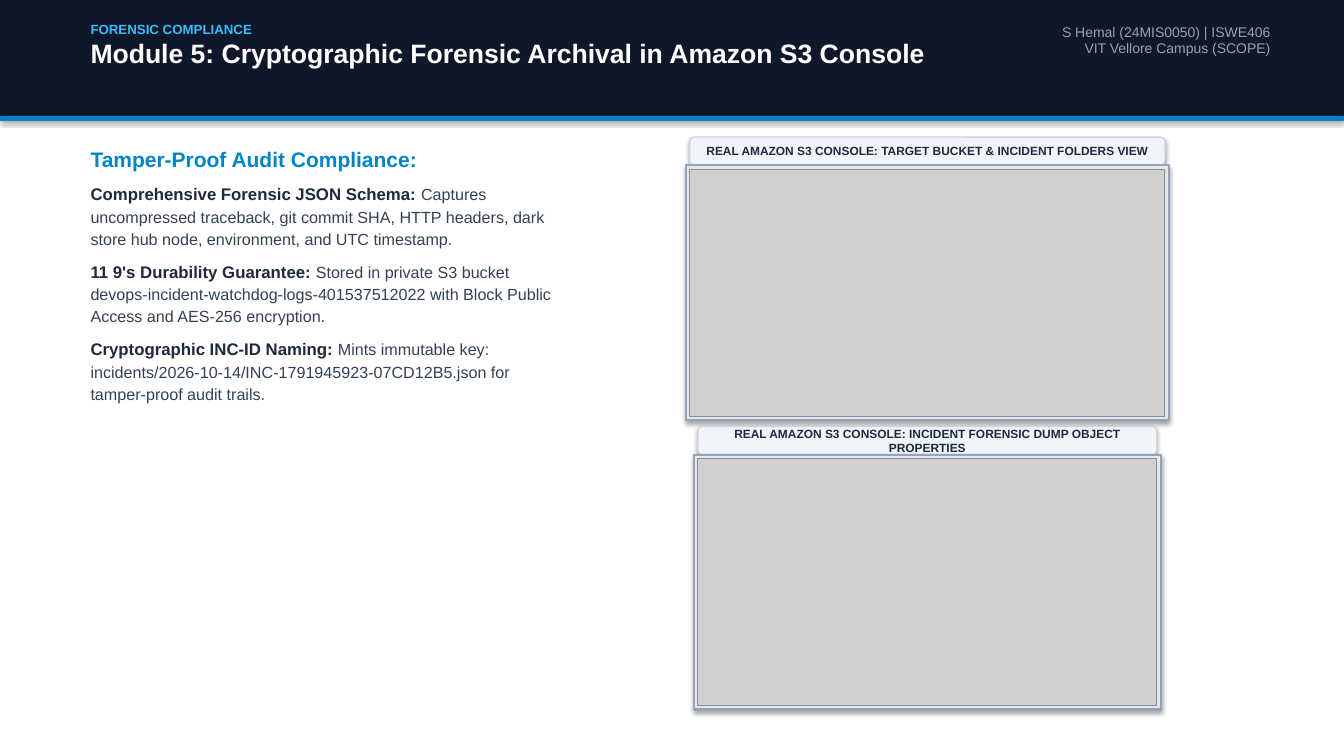
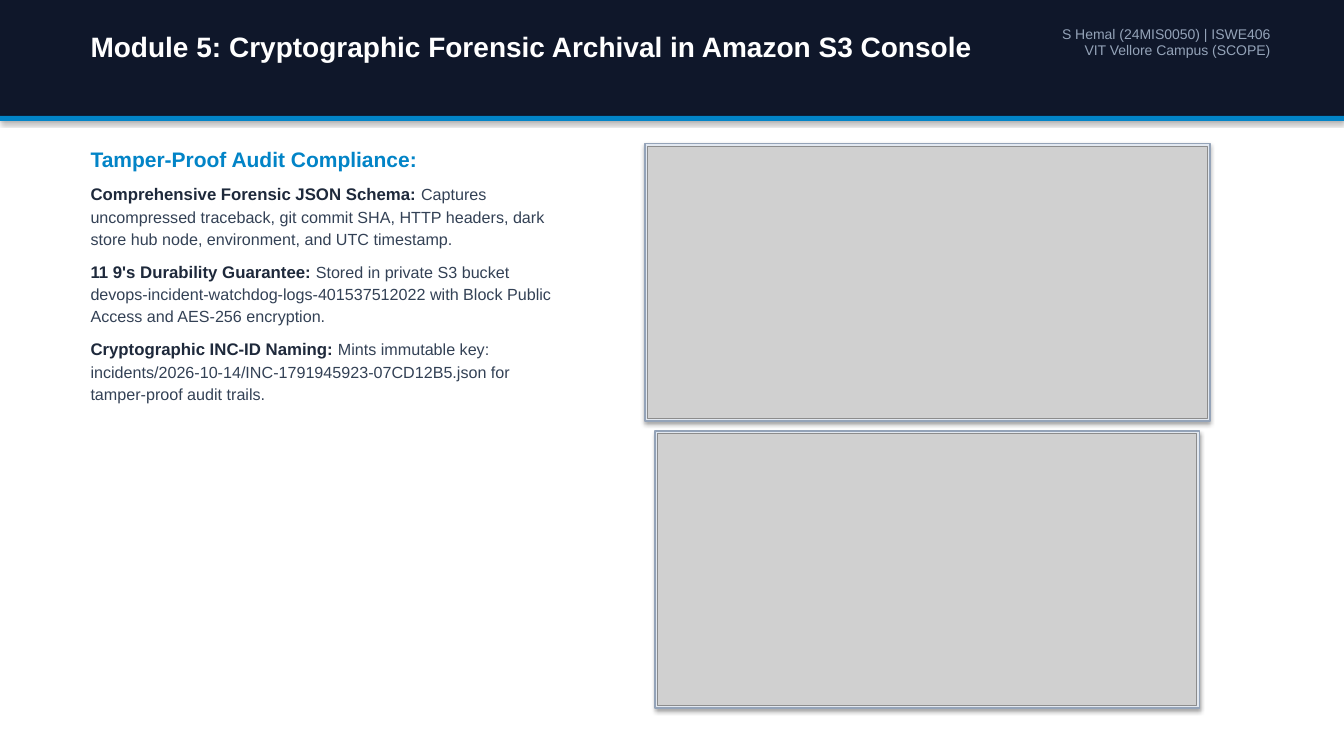
Before and after one commit to hemalexe/devopss-incident-watchdog, a slide deck: slide 10 of FlashMart_Incident_Watchdog_Application_Guide.pptx. Drawn at 1344x756 pixels with LibreOffice and Linux fonts; fonts in the diff are those of the drawing; grey boxes stand for pictures. Boxes give left, top, right and bottom in pixels: in the first picture for what was removed or moved away, otherwise in the second. Text is boxed around its words. In the diff, an @@ line names an element or a change of style, - is before the commit and + after.

Commit message:
fix(presentation): crop bottom taskbar tabs from real outputs and remove top side heading badges

```diff
--- a/FlashMart_Incident_Watchdog_Application_Guide.pptx
+++ b/FlashMart_Incident_Watchdog_Application_Guide.pptx
@@ text "Module 5: Cryptographic Forensic Archival ..." moved from (x1=91, y1=24, x2=925, y2=69) to (x1=91, y1=36, x2=972, y2=62) @@
@@ text "Module 5: Cryptographic Forensic Archival ..." at (x1=91, y1=36, x2=972, y2=62): size 19 to 20 pt @@
@@ text at (x1=91, y1=24, x2=252, y2=34): paragraph removed @@
-FORENSIC COMPLIANCE
@@ rectangle resized from (x1=686, y1=165, x2=1170, y2=420) to (x1=645, y1=144, x2=1210, y2=421) @@
@@ rectangle at (x1=645, y1=144, x2=1210, y2=421): outline #94A3B8 1.5 pt to #94A3B8 1.2 pt @@
@@ picture resized from (x1=690, y1=169, x2=1166, y2=416) to (x1=647, y1=146, x2=1207, y2=418) @@
@@ rounded rectangle removed at (x1=690, y1=137, x2=1166, y2=165) @@
-REAL AMAZON S3 CONSOLE: TARGET BUCKET & INCIDENT FOLDERS VIEW
@@ rectangle at (x1=655, y1=432, x2=1200, y2=709): outline #94A3B8 1.5 pt to #94A3B8 1.2 pt @@
@@ rectangle resized from (x1=694, y1=455, x2=1160, y2=710) to (x1=655, y1=432, x2=1200, y2=709) @@
@@ picture resized from (x1=698, y1=459, x2=1156, y2=706) to (x1=658, y1=434, x2=1198, y2=706) @@
@@ rounded rectangle removed at (x1=698, y1=426, x2=1156, y2=455) @@
-REAL AMAZON S3 CONSOLE: INCIDENT FORENSIC DUMP OBJECT PROPERTIES
```
Also in this commit, not shown: 13 other slides changed, 12 other files.
